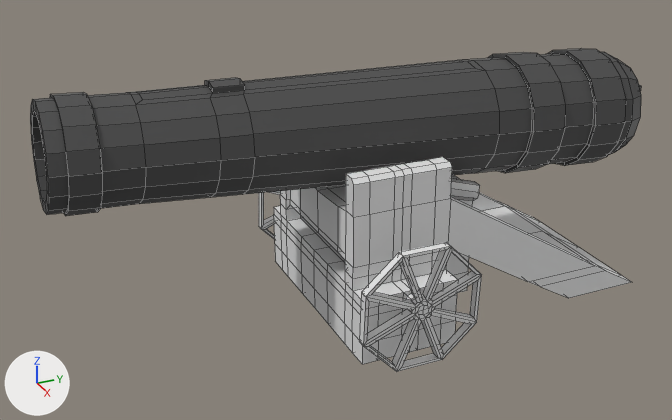
Renders of the Blender file 3d/cannon.blend from each side of a commit.
Both versions are drawn from a camera (50 mm lens) standing at (5.82, -2.81, 3.64) and looking at (-0.03, -0.18, 0.72). Arrows for +X, +Y and +Z are at lower left; the lights stay in place. Mesh edges are drawn as thin lines.
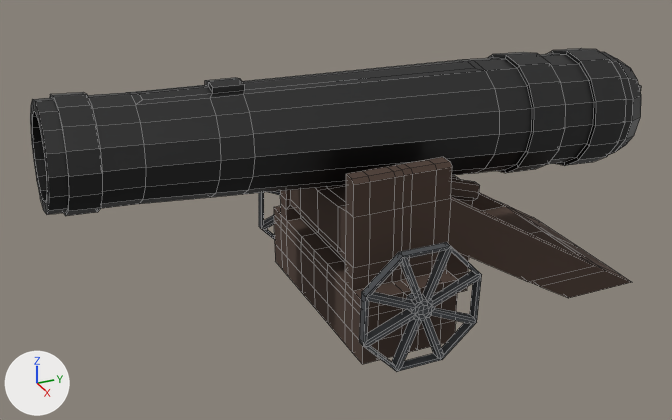
Location of each change, [x1, y1, x2, y2] in pixels of the pictures (672 x 420 px):
'Cylinder', surface changed (grey to black)
    both: [30, 48, 641, 215]
'Cube', recoloured
    both: [259, 157, 631, 371]

Edits to the bpy script that builds the scene:
```text
Add img_carnomn_01_done_png:
    img_carnomn_01_done_png = load_image('carnomn_01_done.png', '../just 2D/carnomn_01_done.png', 1024, 1024, 'sRGB')
Change mat_material_001:
    mat_material_001.metallic: 0.0 -> 1.0
Add mat_material:
    mat_material = principled_material('Material')
    mat_material.texture = img_carnomn_01_done_png
    mat_material.metallic = 0.273
    mat_material.roughness = 1.0
Change me_cube:
    where me_cube.from_pydata(...)  # 690 vertices, 720 faces; spans x -1.03..1.03, y -0.45..2.16, z -0.08..1.27
    add me_cube.materials.append(mat_material)  # picture img_carnomn_01_done_png
```
